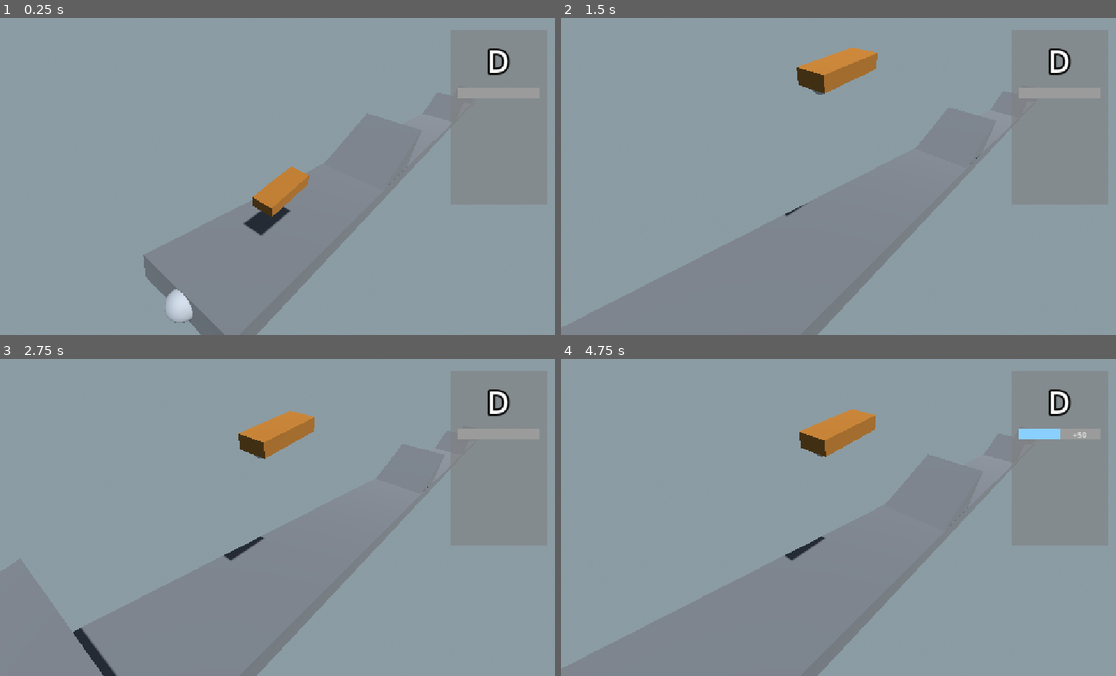
Above: before the commit, frames 1-4 (two rows, left to right).
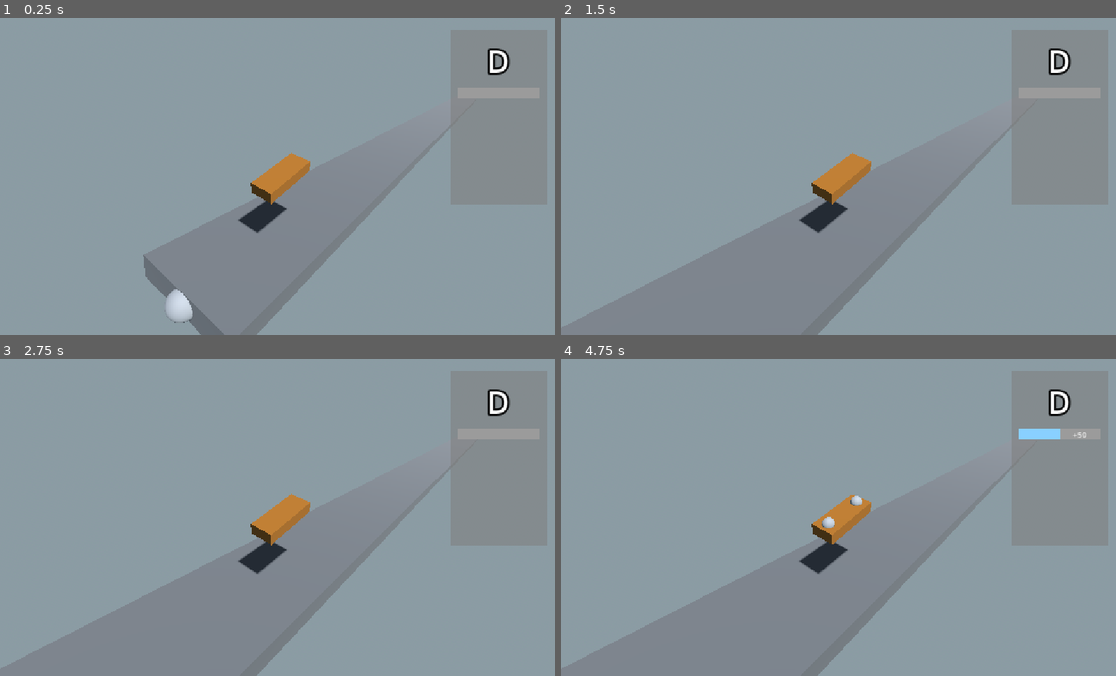
Above: after the commit, the same moments.

Repository: SlyZ1/ludum60
Game: Godot game, scene res://scenes/skate_prototype.tscn
Two runs of this game, one before a commit and one after it. Both use one fixed random seed, a clock stepped at 60 frames per second and the inputs below.
Inputs:
- Up to frame 1 (0.25 s): no input
- Up to frame 2 (1.5 s): hold B (B) 0.53-1.28 s; tap F (F) at 0.8, 1.35 s
- Up to frame 3 (2.75 s): tap B (B) at 1.55 s; hold B (B) from 2.03 s (still down); tap F (F) at 2.3 s
- Up to frame 4 (4.75 s): release B (B) at 2.78 s; tap F (F) at 2.85, 3.8 s; tap B (B) at 3.05, 4.55 s; hold H (H) 3.53-4.28 s; tap Y (Y) at 4.35 s

The runs differ from the first frame. In frame 1, 1.3% of the frame differs, in the area x 42-74%, y 42-69%; in frame 2, 2.7%; in frame 3, 3.0%, in the area x 13-78%, y 16-100%; in frame 4, 2.7%.

Commit message:
animcontroller et animtemplate

Diff:
--- /dev/null
+++ b/prefabs/animation_template.tscn
@@ -0,0 +1,6 @@
+[gd_scene format=3 uid="uid://beer4lbtggjgq"]
+
+[ext_resource type="Script" uid="uid://u4ge0gstrtnt" path="res://scripts/animation_template.gd" id="1_psmtb"]
+
+[node name="Node" type="Node" unique_id=680828578]
+script = ExtResource("1_psmtb")
--- /dev/null
+++ b/prefabs/kick_flip.tres
@@ -0,0 +1,9 @@
+[gd_resource type="Resource" script_class="Anim" format=3 uid="uid://c8yu7i2icwq43"]
+
+[ext_resource type="Script" uid="uid://u4ge0gstrtnt" path="res://scripts/animation_template.gd" id="1_klg5g"]
+
+[resource]
+script = ExtResource("1_klg5g")
+rot_axis = Vector3(0, 0, 1)
+rot_angle = 360.0
+metadata/_custom_type_script = "uid://u4ge0gstrtnt"
--- /dev/null
+++ b/prefabs/skate.tscn
@@ -0,0 +1,39 @@
+[gd_scene format=3 uid="uid://cb1r5a4npulm6"]
+
+[ext_resource type="Script" uid="uid://dhrwk24kr7uqb" path="res://scripts/skate_orientation.gd" id="1_tjnl1"]
+[ext_resource type="Script" uid="uid://bgwv5b1vd00jg" path="res://scripts/anim_controller.gd" id="2_a3nxw"]
+
+[sub_resource type="BoxMesh" id="BoxMesh_qn4bn"]
+size = Vector3(2.0212402, 1, 5.1572266)
+
+[sub_resource type="StandardMaterial3D" id="StandardMaterial3D_xi3o1"]
+albedo_color = Color(0.54, 0.33102003, 0.0756, 1)
+metallic_specular = 0.51
+
+[sub_resource type="SphereMesh" id="SphereMesh_tnd71"]
+
+[node name="Skate" type="MeshInstance3D" unique_id=1567484574 node_paths=PackedStringArray("ray_back", "ray_front")]
+transform = Transform3D(-1.9451564e-08, 0, 0.4449999, 0, 0.44499996, 0, -0.4449999, 0, -1.9451564e-08, 0, 0, 0)
+mesh = SubResource("BoxMesh_qn4bn")
+surface_material_override/0 = SubResource("StandardMaterial3D_xi3o1")
+script = ExtResource("1_tjnl1")
+ray_back = NodePath("CapteurBack/RayCast3D")
+ray_front = NodePath("CapteurFront/RayCast3D2")
+ground_offset = 0.6779999999999999
+
+[node name="AnimController" type="Node" parent="." unique_id=671014669]
+script = ExtResource("2_a3nxw")
+
+[node name="CapteurBack" type="MeshInstance3D" parent="." unique_id=139213417]
+transform = Transform3D(0.99983346, 0, -0.018242473, 0, 0.99999994, 0, 0.018242473, 0, 0.99983346, 7.1054274e-15, -0.5470042, -1.8)
+mesh = SubResource("SphereMesh_tnd71")
+
+[node name="RayCast3D" type="RayCast3D" parent="CapteurBack" unique_id=549186315]
+target_position = Vector3(0, -2.29, 0)
+
+[node name="CapteurFront" type="MeshInstance3D" parent="." unique_id=1674666939]
+transform = Transform3D(0.9999999, 0, 0, 0, 0.99999994, 0, 0, 0, 0.9999999, -7.1054274e-15, -0.5470042, 1.8)
+mesh = SubResource("SphereMesh_tnd71")
+
+[node name="RayCast3D2" type="RayCast3D" parent="CapteurFront" unique_id=1753449793]
+target_position = Vector3(0, -1.155, 0)
--- a/scenes/skate_prototype.tscn
+++ b/scenes/skate_prototype.tscn
@@ -1,19 +1,11 @@
 [gd_scene format=3 uid="uid://bwvau03vnk7bb"]
 
 [ext_resource type="Script" uid="uid://c054pv2r252hh" path="res://scripts/map_loader.gd" id="1_2j8q1"]
-[ext_resource type="Script" uid="uid://dhrwk24kr7uqb" path="res://scripts/skate_orientation.gd" id="1_k67ne"]
 [ext_resource type="Script" uid="uid://l50nio1hp4qx" path="res://scripts/static_camera.gd" id="1_rudyk"]
-[ext_resource type="PackedScene" uid="uid://ci1irpvc67c13" path="res://templates/section_1.tscn" id="4_vvnha"]
+[ext_resource type="PackedScene" uid="uid://do7mkiobyhvxk" path="res://sections/section_flat.tscn" id="2_wc5y2"]
+[ext_resource type="PackedScene" uid="uid://ci1irpvc67c13" path="res://sections/section_1.tscn" id="4_vvnha"]
+[ext_resource type="PackedScene" uid="uid://cb1r5a4npulm6" path="res://prefabs/skate.tscn" id="4_wc5y2"]
 [ext_resource type="PackedScene" uid="uid://bykj6c41eouqh" path="res://prefabs/streak_panel.tscn" id="5_uorgy"]
-
-[sub_resource type="BoxMesh" id="BoxMesh_qn4bn"]
-size = Vector3(2.0212402, 1, 5.1572266)
-
-[sub_resource type="StandardMaterial3D" id="StandardMaterial3D_xi3o1"]
-albedo_color = Color(0.54, 0.33102003, 0.0756, 1)
-metallic_specular = 0.51
-
-[sub_resource type="SphereMesh" id="SphereMesh_tnd71"]
 
 [sub_resource type="ProceduralSkyMaterial" id="ProceduralSkyMaterial_da84n"]
 sky_horizon_color = Color(0.5764706, 0.6666667, 0.70980394, 1)
@@ -27,36 +19,15 @@
 background_mode = 2
 sky = SubResource("Sky_q1d6x")
 
-[node name="Node3D" type="Node3D" unique_id=611096490 node_paths=PackedStringArray("container", "skate")]
+[node name="Node3D" type="Node3D" unique_id=611096490 node_paths=PackedStringArray("container")]
 script = ExtResource("1_2j8q1")
 spawn_distance = 80
 speed = 20.0
 container = NodePath("GroundContainer")
-sections = Array[PackedScene]([ExtResource("4_vvnha")])
-skate = NodePath("Skate")
+sections = Array[PackedScene]([ExtResource("2_wc5y2"), ExtResource("4_vvnha")])
 
-[node name="Skate" type="MeshInstance3D" parent="." unique_id=2054145002 node_paths=PackedStringArray("ray_back", "ray_front")]
+[node name="Skate" parent="." unique_id=1567484574 instance=ExtResource("4_wc5y2")]
 transform = Transform3D(-1.9451564e-08, 0, 0.4449999, 0, 0.44499996, 0, -0.4449999, 0, -1.9451564e-08, 0, 3.160342, 0)
-mesh = SubResource("BoxMesh_qn4bn")
-surface_material_override/0 = SubResource("StandardMaterial3D_xi3o1")
-script = ExtResource("1_k67ne")
-ray_back = NodePath("CapteurBack/RayCast3D")
-ray_front = NodePath("CapteurFront/RayCast3D2")
-ground_offset = 0.6779999999999999
-
-[node name="CapteurBack" type="MeshInstance3D" parent="Skate" unique_id=1569405769]
-transform = Transform3D(0.99983346, 0, -0.018242473, 0, 0.99999994, 0, 0.018242473, 0, 0.99983346, 7.1054274e-15, -0.5470042, -1.8)
-mesh = SubResource("SphereMesh_tnd71")
-
-[node name="RayCast3D" type="RayCast3D" parent="Skate/CapteurBack" unique_id=1235552218]
-target_position = Vector3(0, -2.29, 0)
-
-[node name="CapteurFront" type="MeshInstance3D" parent="Skate" unique_id=1792552107]
-transform = Transform3D(0.9999999, 0, 0, 0, 0.99999994, 0, 0, 0, 0.9999999, -7.1054274e-15, -0.5470042, 1.8)
-mesh = SubResource("SphereMesh_tnd71")
-
-[node name="RayCast3D2" type="RayCast3D" parent="Skate/CapteurFront" unique_id=359240009]
-target_position = Vector3(0, -1.155, 0)
 
 [node name="Camera3D" type="Camera3D" parent="." unique_id=483684695 node_paths=PackedStringArray("target")]
 transform = Transform3D(0.6203616, 0.49924627, -0.60490054, 0, 0.7712461, 0.6365372, 0.78431594, -0.39488325, 0.47845143, -6.0490055, 7.4649754, 4.7845144)
--- /dev/null
+++ b/scripts/anim_controller.gd
@@ -0,0 +1,23 @@
+extends Node
+
+func _ready() -> void:
+	TrickManager.trick_performed.connect(_on_trick)
+
+func _process(delta: float) -> void:
+	pass
+
+func tween_tour(noeud: Node3D, axe: Vector3, _angle: float, duree: float) -> Tween:
+	var depart: Basis = noeud.basis
+	var tween := noeud.create_tween()
+	tween.tween_method(
+		func(angle: float) -> void:
+			noeud.basis = depart * Basis(axe.normalized(), angle), 0.0, deg_to_rad(_angle), duree)\
+	.set_trans(Tween.TRANS_QUAD)\
+	.set_ease(Tween.EASE_OUT)
+	return tween
+
+func _on_trick(_name: String, _accuracy: float) -> void:
+	var _anim := TrickManager.get_resource(_name)
+	var _duration := TrickManager.get_trick_duration(_name)
+
+	tween_tour(get_parent(), _anim.rot_axis, _anim.rot_angle, _duration)
--- /dev/null
+++ b/scripts/animation_template.gd
@@ -0,0 +1,7 @@
+class_name Anim
+extends Resource
+
+@export var rot_axis: Vector3
+@export var rot_angle: float
+@export var impulse: Vector3
+@export var curve: Curve
--- a/scripts/graph.gd
+++ b/scripts/graph.gd
@@ -37,6 +37,7 @@
 
 	return json.get_data()
 
+
 func _init(file_path : String) -> void:
 	var data = load_json_file(file_path)
 	_initial_nodes.assign(data["initial"])
--- a/scripts/map_loader.gd
+++ b/scripts/map_loader.gd
@@ -17,6 +17,7 @@
 var _next_spawn: Section
 
 func _ready() -> void:
+
 	_next_spawn = _new_section(Vector3.ZERO)
 
 func _new_section(snap_to: Vector3) -> Section:
--- a/scripts/skate_orientation.gd
+++ b/scripts/skate_orientation.gd
@@ -12,7 +12,7 @@
 	previous_position = global_position
 
 func _integrate(dt: float) -> void:
-	if not grounded: velocity_y += -20 * dt
+	#if not grounded: velocity_y += -20 * dt
 	global_position += Vector3.UP * velocity_y * dt
 
 func _grounded_logic(one_collide: bool, target_position: Vector3) -> void:
--- a/scripts/trick_manager.gd
+++ b/scripts/trick_manager.gd
@@ -16,6 +16,8 @@
 const _xp_per_tier = [100, 200, 400, 800, 1600]
 var _xp := 0
 var _tier := 0
+
+var _kickflip = preload("res://prefabs/kick_flip.tres")
 
 func _reset() -> void:
 	_current_trick = ""
@@ -85,5 +87,8 @@
 	trick_ended.emit()
 	_reset()
 
-func get_trick_duration(_name: String):
+func get_trick_duration(_name: String) -> float:
 	return _tricks.get_node(_name).duration
+
+func get_resource(_name : String) -> Anim:
+	return _kickflip
--- /dev/null
+++ b/sections/section_flat.tscn
@@ -0,0 +1,32 @@
+[gd_scene format=3 uid="uid://do7mkiobyhvxk"]
+
+[ext_resource type="Material" uid="uid://buubyxe1kb33a" path="res://materials/ground_material.tres" id="1_vqc4j"]
+[ext_resource type="Script" uid="uid://bwwehoyg7xj0o" path="res://scripts/section.gd" id="2_rmii1"]
+
+[sub_resource type="BoxMesh" id="BoxMesh_tnd71"]
+size = Vector3(30, 1, 4.187)
+
+[sub_resource type="SphereMesh" id="SphereMesh_tnd71"]
+
+[sub_resource type="ConcavePolygonShape3D" id="ConcavePolygonShape3D_6lcmb"]
+data = PackedVector3Array(-15, 0.5, 2.0935, 15, 0.5, 2.0935, -15, -0.5, 2.0935, 15, 0.5, 2.0935, 15, -0.5, 2.0935, -15, -0.5, 2.0935, 15, 0.5, -2.0935, -15, 0.5, -2.0935, 15, -0.5, -2.0935, -15, 0.5, -2.0935, -15, -0.5, -2.0935, 15, -0.5, -2.0935, 15, 0.5, 2.0935, 15, 0.5, -2.0935, 15, -0.5, 2.0935, 15, 0.5, -2.0935, 15, -0.5, -2.0935, 15, -0.5, 2.0935, -15, 0.5, -2.0935, -15, 0.5, 2.0935, -15, -0.5, -2.0935, -15, 0.5, 2.0935, -15, -0.5, 2.0935, -15, -0.5, -2.0935, 15, 0.5, 2.0935, -15, 0.5, 2.0935, 15, 0.5, -2.0935, -15, 0.5, 2.0935, -15, 0.5, -2.0935, 15, 0.5, -2.0935, -15, -0.5, 2.0935, 15, -0.5, 2.0935, -15, -0.5, -2.0935, 15, -0.5, 2.0935, 15, -0.5, -2.0935, -15, -0.5, -2.0935)
+
+[node name="StraightBase" type="MeshInstance3D" unique_id=1808011952 node_paths=PackedStringArray("snap_back", "snap_front")]
+mesh = SubResource("BoxMesh_tnd71")
+surface_material_override/0 = ExtResource("1_vqc4j")
+script = ExtResource("2_rmii1")
+snap_back = NodePath("SnapBack")
+snap_front = NodePath("SnapFront")
+
+[node name="SnapBack" type="MeshInstance3D" parent="." unique_id=110243719]
+transform = Transform3D(1, 0, 0, 0, 1, 0, 0, 0, 1, -15, 0, 0)
+mesh = SubResource("SphereMesh_tnd71")
+
+[node name="SnapFront" type="MeshInstance3D" parent="." unique_id=584793037]
+transform = Transform3D(1, 0, 0, 0, 1, 0, 0, 0, 1, 15, 0, 0)
+mesh = SubResource("SphereMesh_tnd71")
+
+[node name="StaticBody3D" type="StaticBody3D" parent="." unique_id=1227668333]
+
+[node name="CollisionShape3D" type="CollisionShape3D" parent="StaticBody3D" unique_id=1028251552]
+shape = SubResource("ConcavePolygonShape3D_6lcmb")
Not shown, added: scripts/anim_controller.gd.uid
Not shown, added: scripts/animation_template.gd.uid
Renamed: templates/section_1.tscn -> sections/section_1.tscn
